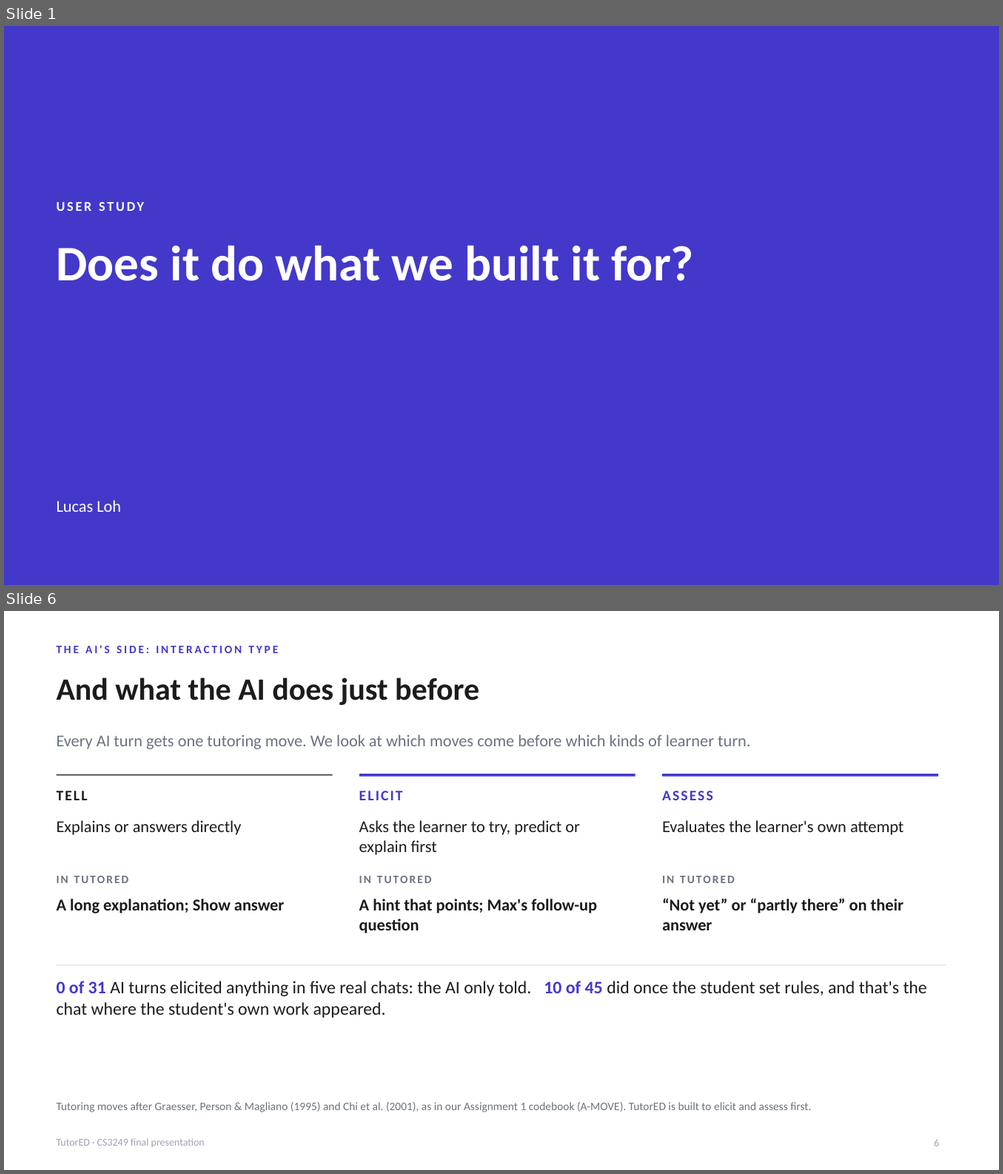
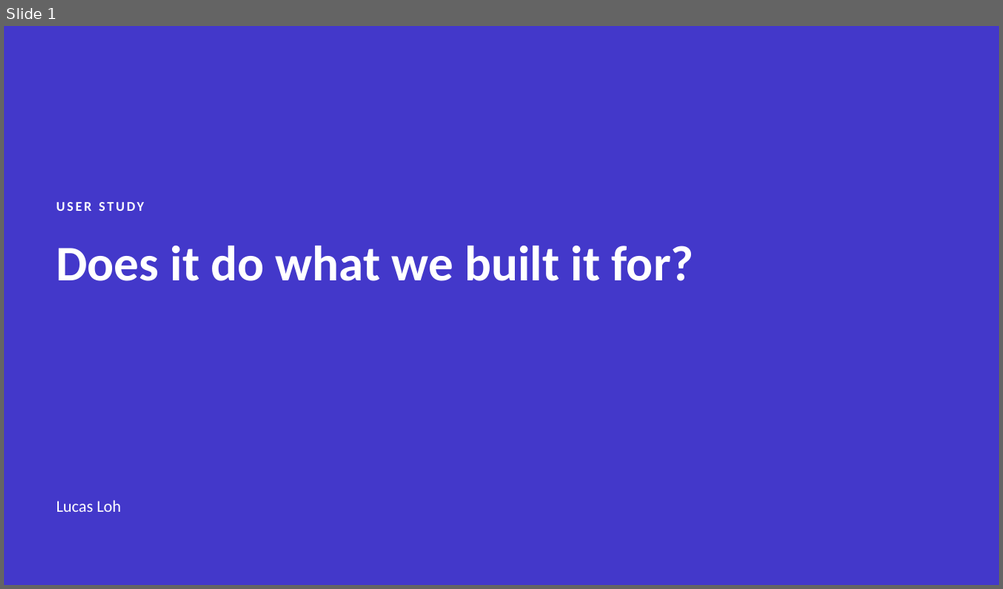
Before and after one commit to lucasisnotcool/ChatterED, a slide deck: docs/group/final-presentation/UserStudy_Lucas.pptx. Shown one above the other, each under a label of ours: slides 1 and 6 before the commit, slide 1 after it; the slides between them are not shown. The pictures are 1003x1174 and 1003x589 pixels, drawn with LibreOffice and Linux fonts; fonts in the diff are those of the drawing. Boxes give left, top, right and bottom in pixels: in the first picture for what was removed or moved away, otherwise in the second. Text is boxed around its words. In the diff, an @@ line names an element or a change of style, - is before the commit and + after.

```diff
--- a/docs/group/final-presentation/UserStudy_Lucas.pptx
+++ b/docs/group/final-presentation/UserStudy_Lucas.pptx
@@ slide 6 removed at <box>4,611,999,1170</box>, background #FFFFFF @@
@@ text removed at <box>57,645,278,653</box> @@
-THE AI'S SIDE: INTERACTION TYPE
@@ title removed at <box>57,678,479,705</box> @@
-And what the AI does just before
@@ text removed at <box>57,735,750,749</box> @@
-Every AI turn gets one tutoring move. We look at which moves come before which kinds of learner turn.
@@ line removed from (57, 775) to (333, 775) @@
@@ line removed from (359, 775) to (635, 775) @@
@@ line removed from (662, 775) to (938, 775) @@
@@ text removed at <box>662,786,938,812</box> @@
-ASSESS
@@ text removed at <box>57,791,88,800</box> @@
-TELL
@@ text removed at <box>359,791,403,800</box> @@
-ELICIT
@@ text removed at <box>57,820,242,835</box> @@
-Explains or answers directly
@@ text removed at <box>359,820,580,855</box> @@
-Asks the learner to try, predict or explain first
@@ text removed at <box>662,820,903,835</box> @@
-Evaluates the learner's own attempt
@@ text removed at <box>57,876,129,883</box> @@
-IN TUTORED
@@ text removed at <box>359,876,432,883</box> @@
-IN TUTORED
@@ text removed at <box>662,876,734,883</box> @@
-IN TUTORED
@@ text removed at <box>57,899,284,914</box> @@
-A long explanation; Show answer
@@ text removed at <box>359,899,597,934</box> @@
-A hint that points; Max's follow-up question
@@ text removed at <box>662,898,903,931</box> @@
-“Not yet” or “partly there” on their answer
@@ line removed from (57, 965) to (946, 965) @@
@@ text removed at <box>57,981,927,1018</box> @@
-0 of 31 AI turns elicited anything in five real chats: the AI only told. 10 of 45 did once the student set rules, and that's the chat where the student's own work appeared.
@@ text removed at <box>57,1102,811,1113</box> @@
-Tutoring moves after Graesser, Person & Magliano (1995) and Chi et al. (2001), as in our Assignment 1 codebook (A-MOVE). TutorED is built to elicit and assess first.
@@ text removed at <box>57,1139,205,1147</box> @@
-TutorED · CS3249 final presentation
@@ page number removed at <box>933,1139,939,1147</box> @@
-6
```
Also in this commit, not shown: 7 slides changed, 2 slides added, 8 other slides removed.
